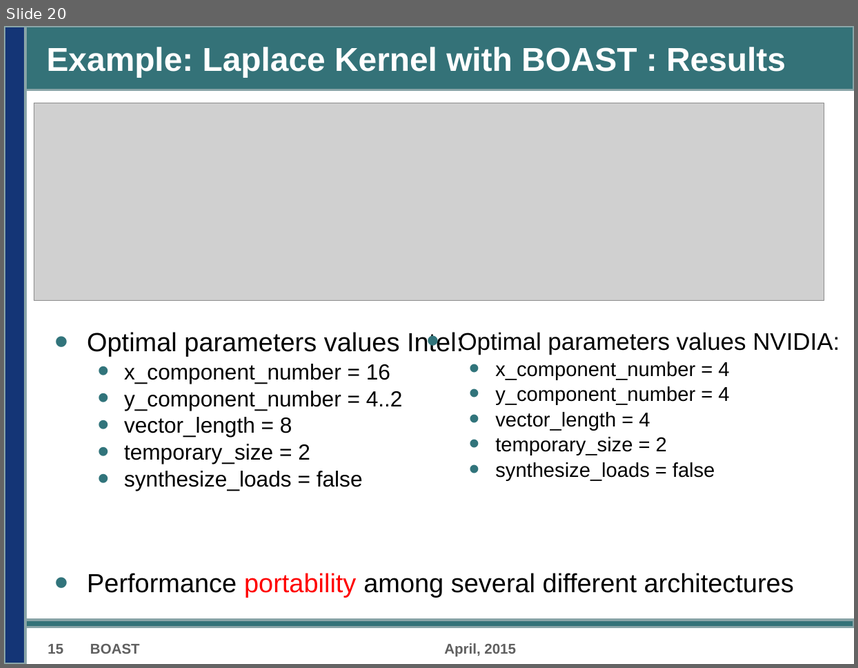
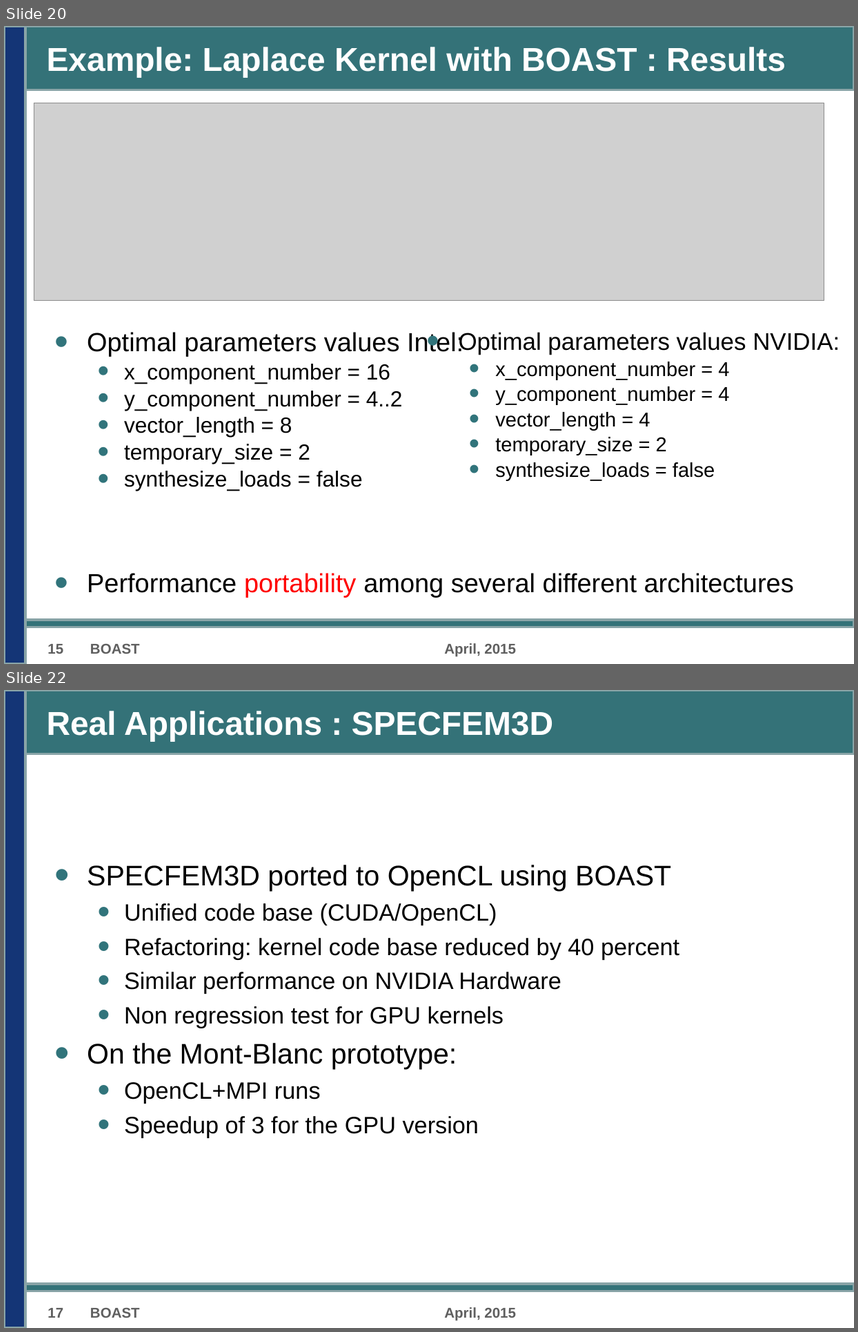
Before and after one commit to Nanosim-LIG/boast-lig, a slide deck: Paper/D5.5/D5.5.odp. Shown one above the other, each under a label of ours: slide 20 before the commit, slides 20 and 22 after it; the slides between them are not shown. The pictures are 858x668 and 858x1332 pixels, drawn with LibreOffice and Linux fonts; fonts in the diff are those of the drawing; grey boxes stand for pictures; background and template pictures are left out. Boxes give left, top, right and bottom in pixels: in the first picture for what was removed or moved away, otherwise in the second. Text is boxed around its words. In the diff, an @@ line names an element or a change of style, - is before the commit and + after.

```diff
--- a/Paper/D5.5/D5.5.odp
+++ b/Paper/D5.5/D5.5.odp
@@ slide 22 added at (4,690,854,1328), background #FFFFFF; not listed: 3 template elements that a slide beside it also shows @@
@@ title added at (47,711,553,741), 28 pt, text #FFFFFF, bold @@
+Real Applications : SPECFEM3D
@@ text added at (87,865,680,1137), 20 pt, text #000000 @@
+• SPECFEM3D ported to OpenCL using BOAST
+  • Unified code base (CUDA/OpenCL)
+  • Refactoring: kernel code base reduced by 40 percent
+  • Similar performance on NVIDIA Hardware
+  • Non regression test for GPU kernels
+• On the Mont-Blanc prototype:
+  • OpenCL+MPI runs
+  • Speedup of 3 for the GPU version
@@ text added at (47,1308,63,1317), 12 pt, text #5F5F5F, bold @@
+17
@@ text added at (90,1307,140,1317), 12 pt, text #5F5F5F, bold @@
+BOAST
@@ text added at (444,1307,516,1321), 12 pt, text #5F5F5F, bold @@
+April, 2015
```
Also in this commit, not shown: 1 other slide added, 1 slide removed.
